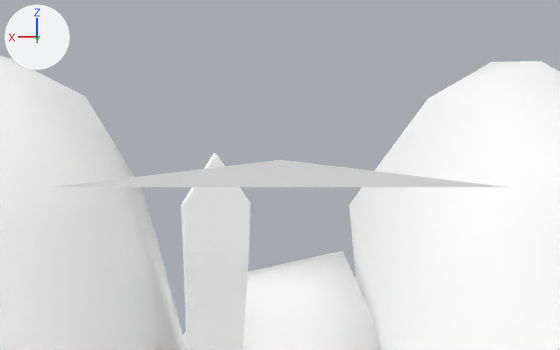
The Blender file Game/cargoHouse.blend as it was, and as the next commit left it.
The view is the same before and after, from a camera (50 mm lens) standing at (-0.002, 0.439, 5.032) and looking at (0.0, 0.0, 4.997). The lights are fixed; the arrows at upper left show +X, +Y and +Z.

Before the edit, the objects in view are built like this:
```python
me_cube_001 = bpy.data.meshes.new('Cube.001')
me_cube_001.from_pydata(...)  # a box spanning x -1.0..1.0, y -1.0..1.0, z -1.0..1.0
me_plane_005 = bpy.data.meshes.new('Plane.005')
me_plane_005.from_pydata([(0.0, -0.1, 0.0), (0.1, 0.1, 0.0), (-0.1, 0.1, 0.0)], [], [(0, 1, 2)])
me_rock_m = bpy.data.meshes.new('Rock_M')
me_rock_m.from_pydata(...)  # 14 vertices, 21 faces; spans x -5.23..5.48, y -4.79..5.39, z 0.02..9.02
me_rock_m.polygons.foreach_set('use_smooth', [True] * 21)
me_rock_m.materials.append(mat_cargohousebigrock)  # its picture is missing
ob_cameraactor = bpy.data.objects.new('CameraActor', me_plane_005)
ob_cameraactor.location = (0.0, 0.0, 0.0)
ob_cameracollider = bpy.data.objects.new('CameraCollider', me_cube_001)
ob_cameracollider.location = (0.0, 0.0, 0.0)
ob_cameracollider.hide_render = True
ob_ch_bigrock_005 = bpy.data.objects.new('CH_bigRock.005', me_rock_m)
ob_ch_bigrock_005.parent = ob_ch_land
ob_ch_bigrock_005.location = (7.469, -17.99, -2.645)
ob_ch_bigrock_005.rotation_euler = (0.0, 0.0, -3.804)  # degrees (0, 0, -218)
ob_cursor = bpy.data.objects.new('Cursor', None)
ob_cursor.location = (0.0, 0.0, 0.0)
ob_director = bpy.data.objects.new('Director', None)
ob_director.location = (0.0, 0.0, 0.0)
ob_g_bxt = bpy.data.objects.new('G_BXT', None)
ob_g_bxt.location = (0.0, 0.0, 0.0)
ob_g_bxt.show_instancer_for_render = False
ob_g_bxt.instance_type = 'COLLECTION'
ob_g_bxt.instance_collection = col_g_bxt
ob_maingoalmanager = bpy.data.objects.new('MainGoalManager', None)
ob_maingoalmanager.location = (0.0, 0.0, 0.0)
ob_sessionmanager = bpy.data.objects.new('SessionManager', None)
ob_sessionmanager.location = (0.0, 0.0, 0.0)
ob_shaderctl = bpy.data.objects.new('ShaderCtl', None)
ob_shaderctl.location = (0.0, 0.0, 0.0)
# also in view: 'CH_bigRock.004' at (-7.002, -19.663, 1.874); 'CH_smallRock.006' at (0.459, -20.164, -0.989); 'BasicKit' at (0.0, 0.0, 5.0); 'CH_Fence' at (1.384, -15.773, 0.693)
```
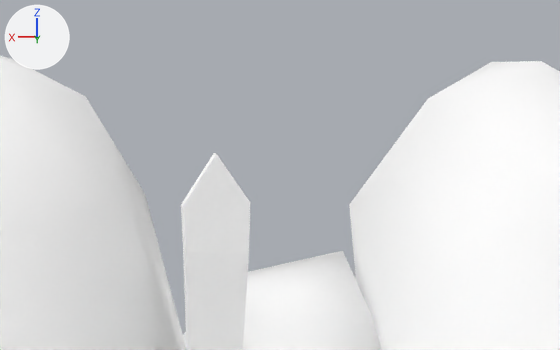
Changed parts and their boxes [x1, y1, x2, y2] in the pictures (560 x 350 px):
'BasicKit', deleted
    before: [56, 160, 502, 187]

The change, as a diff of the scene's bpy script:
```diff
--- a/Game/cargoHouse.blend.py
+++ b/Game/cargoHouse.blend.py
@@ col_basickit @@
 col_basickit = bpy.data.collections.new('BasicKit')
-col_basickit.objects.link(ob_maingoalmanager)
-col_basickit.objects.link(ob_shaderctl)
-col_basickit.objects.link(ob_sessionmanager)
-col_basickit.objects.link(ob_cameracollider)
-col_basickit.objects.link(ob_cursor)
-col_basickit.objects.link(ob_director)
-col_basickit.objects.link(ob_cameraactor)
-col_basickit.objects.link(ob_g_bxt)
@@ ob_maingoalmanager @@
-ob_maingoalmanager = bpy.data.objects.new('MainGoalManager', None)
-ob_maingoalmanager.location = (0.0, 0.0, 0.0)
@@ ob_shaderctl @@
-ob_shaderctl = bpy.data.objects.new('ShaderCtl', None)
-ob_shaderctl.location = (0.0, 0.0, 0.0)
@@ ob_sessionmanager @@
-ob_sessionmanager = bpy.data.objects.new('SessionManager', None)
-ob_sessionmanager.location = (0.0, 0.0, 0.0)
@@ ob_cameracollider @@
-ob_cameracollider = bpy.data.objects.new('CameraCollider', me_cube_001)
-ob_cameracollider.location = (0.0, 0.0, 0.0)
-ob_cameracollider.hide_render = True
@@ ob_cursor @@
-ob_cursor = bpy.data.objects.new('Cursor', None)
-ob_cursor.location = (0.0, 0.0, 0.0)
@@ ob_director @@
-ob_director = bpy.data.objects.new('Director', None)
-ob_director.location = (0.0, 0.0, 0.0)
@@ ob_cameraactor @@
-ob_cameraactor = bpy.data.objects.new('CameraActor', me_plane_005)
-ob_cameraactor.location = (0.0, 0.0, 0.0)
@@ ob_g_bxt @@
-ob_g_bxt = bpy.data.objects.new('G_BXT', None)
-ob_g_bxt.location = (0.0, 0.0, 0.0)
-ob_g_bxt.show_instancer_for_render = False
-ob_g_bxt.instance_type = 'COLLECTION'
-ob_g_bxt.instance_collection = col_g_bxt
```
